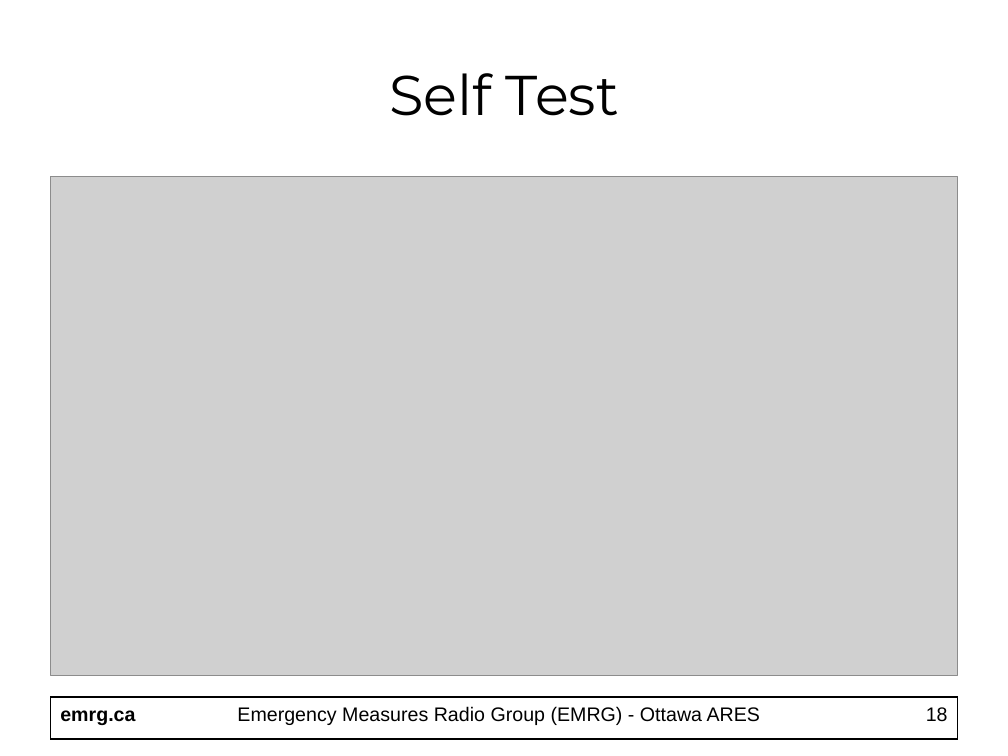
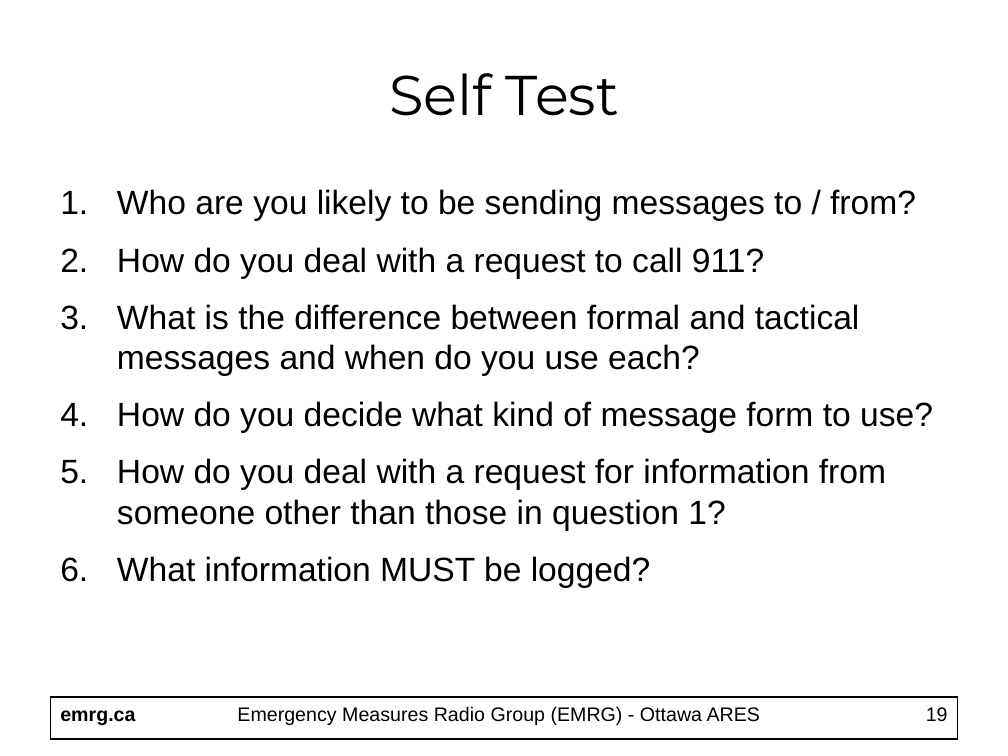
Before and after one commit to emrg-ca/website, a slide deck: slide 19 of httpdocs/EMRG-411_Message_Handling.ppt (slide 18 before the commit). Drawn at 1008x756 pixels with LibreOffice and Linux fonts; fonts in the diff are those of the drawing; grey boxes stand for pictures. Boxes give left, top, right and bottom in pixels: in the first picture for what was removed or moved away, otherwise in the second. Text is boxed around its words. In the diff, an @@ line names an element or a change of style, - is before the commit and + after.

Commit message:
Added new docs for message handling

```diff
--- a/httpdocs/EMRG-411_Message_Handling.ppt
+++ b/httpdocs/EMRG-411_Message_Handling.ppt
@@ picture removed at [50, 176, 958, 675] @@
@@ text added at [117, 189, 933, 588], 24 pt, text #000000 @@
+1. Who are you likely to be sending messages to / from?
+2. How do you deal with a request to call 911?
+3. What is the difference between formal and tactical messages and when do you use each?
+4. How do you decide what kind of message form to use?
+5. How do you deal with a request for information from someone other than those in question 1?
+6. What information MUST be logged?
@@ page number at [926, 707, 948, 722]: text changed @@
-18
+19
```
Also in this commit, not shown: 14 other slides changed, 2 slides added, 3 other files.
